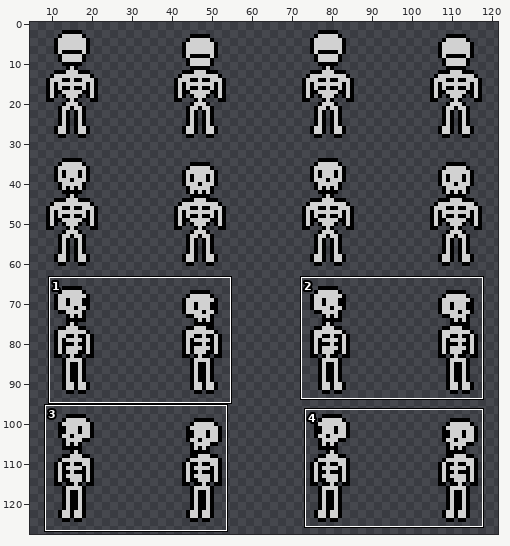
One commit to this sprite sheet: spritesheets/skeleton/skeleton_idle.png. The first picture is a wide view before the edit; the outline marks the close-up.
Close-up. Earlier state:
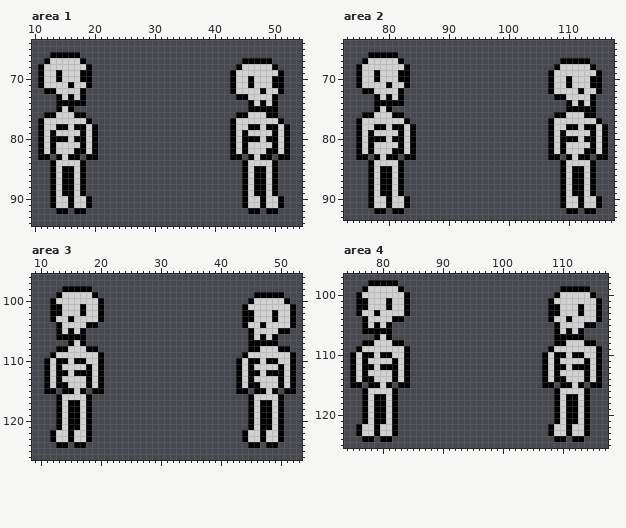
The file is 128x128 pixels. Shown: area 1: x 10..54, y 64..94; area 2: x 73..117, y 64..93; area 3: x 9..53, y 96..126; area 4: x 74..117, y 97..125. The wide view leaves out empty margins. The commit also changed other parts of the picture, which this record leaves out.
And afterwards:
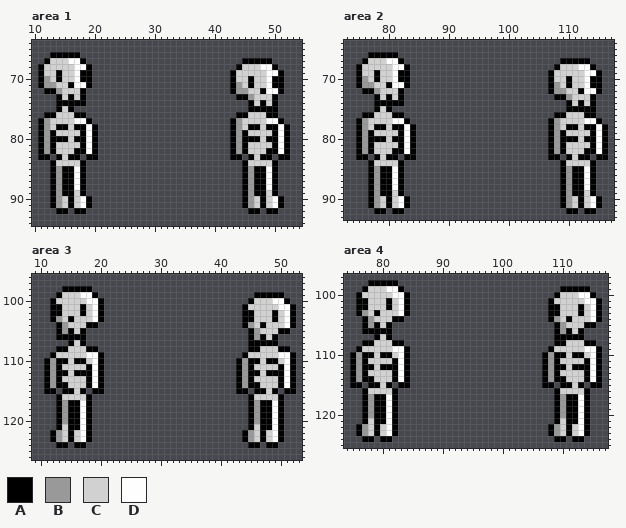
Palette (. is transparent): A #000000  B #999999  C #d1d1d1  D #fefefe
The edit:
Area 1:
The author changed colour C to colour B in row 70 at x 12; in row 71 at x 12 to 13 and 44; in row 72 at x 14 and 44 to 45; in row 73 at x 46; in rows 77 to 82 at x 12 and 44; in rows 85 to 91 at x 14 and 46.
The author changed colour C to colour D in row 67 at x 16 to 17; in row 68 at x 17 to 18 and 48 to 49; in row 69 at x 17 and 49 to 50; in row 70 at x 17 and 49; in row 71 at x 17 to 18 and 49; in row 72 at x 49 to 50.
The author changed colour C to colour D in row 77 at x 17 to 18 and 49 to 50; in rows 78 to 82 at x 19 and 51; in rows 85 to 88 at x 17 and 49; in rows 90 to 91 at x 18 and 50.
Area 2:
The author changed colour C to colour B in row 70 at x 76; in row 71 at x 76 to 77 and 108; in row 72 at x 78 and 108 to 109; in row 73 at x 110; in rows 77 to 82 at x 76 and 108; in rows 85 to 91 at x 78 and 110.
The author changed colour C to colour D in row 67 at x 80 to 81; in row 68 at x 81 to 82 and 112 to 113; in row 69 at x 81 and 113 to 114; in row 70 at x 81 and 113; in row 71 at x 81 to 82 and 113; in row 72 at x 113 to 114.
The author changed colour C to colour D in row 77 at x 81 to 82 and 113 to 114; in rows 78 to 82 at x 83 and 115; in rows 85 to 88 at x 81 and 113; in rows 90 to 91 at x 82 and 114.
Area 3:
The author changed colour C to colour B in row 103 at x 13; in row 104 at x 14 and 45; in row 105 at x 14 and 46; in row 106 at x 46; in rows 110 to 114 at x 12 and 44; in rows 117 to 120 at x 14 and 46.
The author changed colour C to colour B in rows 122 to 123 at x 13 and 45.
The author changed colour C to colour D in row 99 at x 17 to 18; in row 100 at x 18 to 19 and 49 to 50; in row 101 at x 19 and 50 to 51; in rows 102 to 103 at x 19 and 51; in row 104 at x 51; in row 109 at x 18 to 19 and 50 to 51.
The author changed colour C to colour D in rows 110 to 114 at x 19 and 51; in rows 117 to 123 at x 17 and 49.
Area 4:
The author changed colour C to colour B in row 103 at x 77; in row 104 at x 78 and 109; in row 105 at x 78 and 110; in row 106 at x 110; in rows 110 to 114 at x 76 and 108; in rows 117 to 120 at x 78 and 110.
The author changed colour C to colour B in rows 122 to 123 at x 77 and 109.
The author changed colour C to colour D in row 99 at x 81 to 82; in row 100 at x 82 to 83 and 113 to 114; in row 101 at x 83 and 114 to 115; in rows 102 to 103 at x 83 and 115; in row 104 at x 115; in row 109 at x 82 to 83 and 114 to 115.
The author changed colour C to colour D in rows 110 to 114 at x 83 and 115; in rows 117 to 123 at x 81 and 113.
